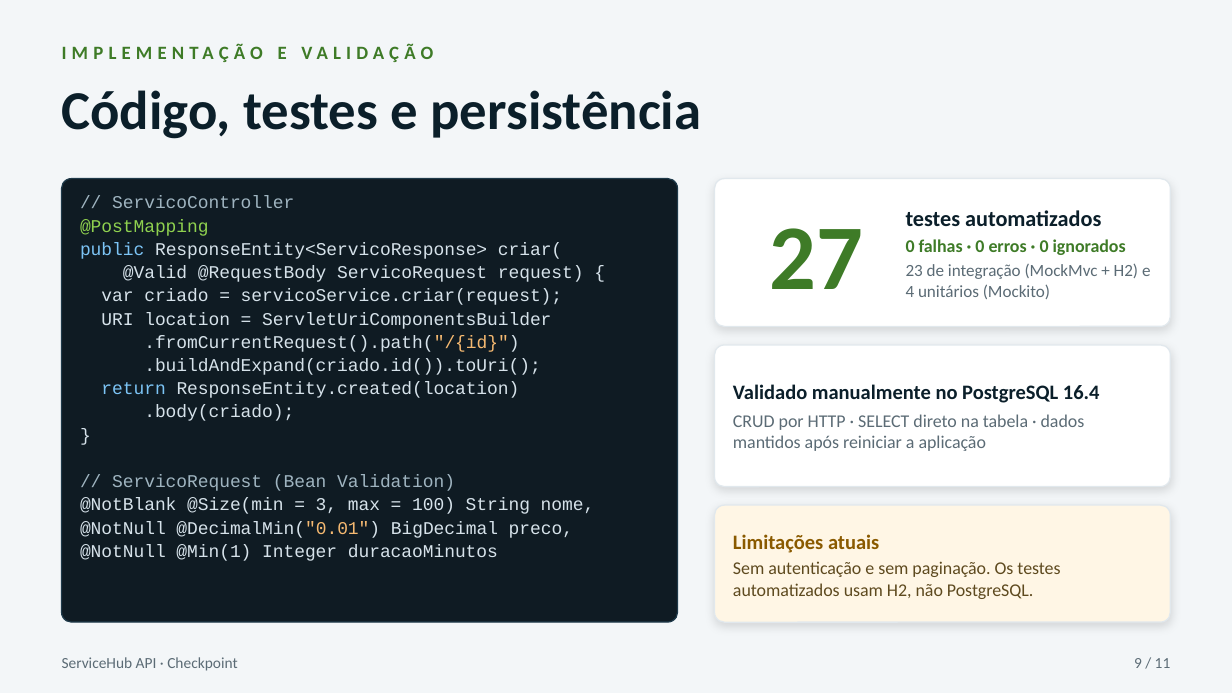
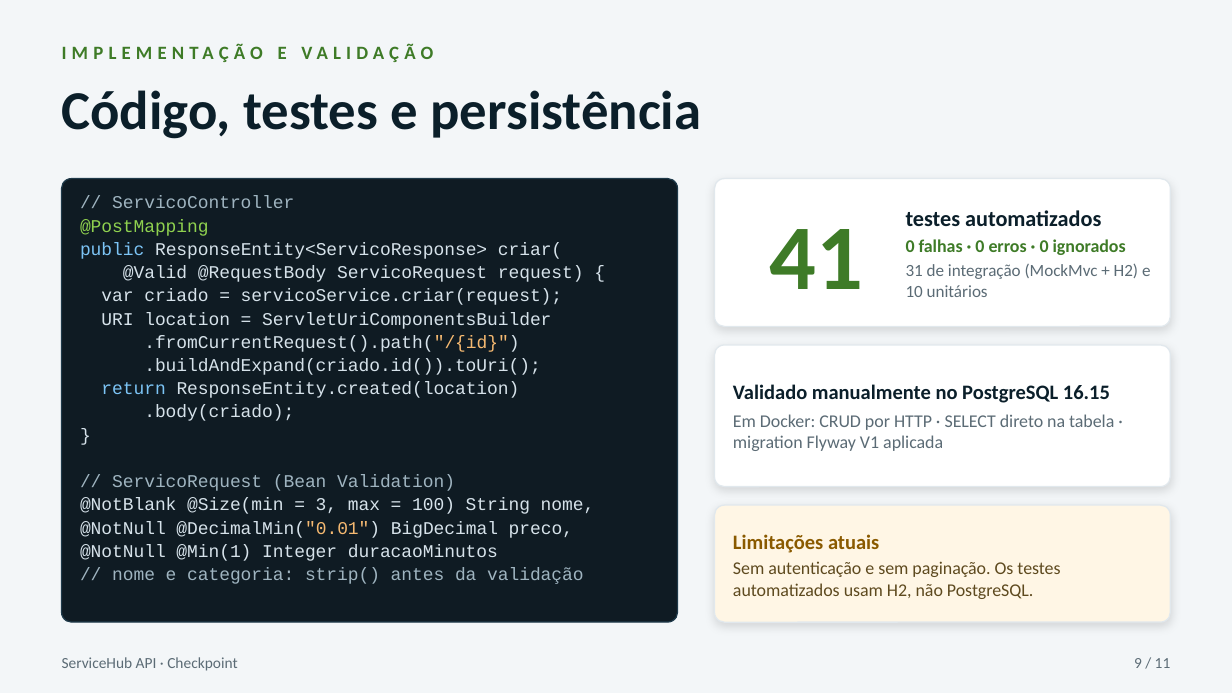
Before and after one commit to EstherCBL/ServiceHub-API, a slide deck: slide 9 of docs/ServiceHub-API-Checkpoint.pptx. Drawn at 1232x693 pixels with LibreOffice and Linux fonts; fonts in the diff are those of the drawing. Boxes give left, top, right and bottom in pixels: in the first picture for what was removed or moved away, otherwise in the second. Text is boxed around its words. In the diff, an @@ line names an element or a change of style, - is before the commit and + after.

```diff
--- a/docs/ServiceHub-API-Checkpoint.pptx
+++ b/docs/ServiceHub-API-Checkpoint.pptx
@@ text at <box>769,229,863,289</box>: text changed @@
-27
+41
@@ text at <box>906,263,1151,297</box>: text changed @@
-23 de integração (MockMvc + H2) e 4 unitários (Mockito)
+31 de integração (MockMvc + H2) e 10 unitários
@@ text at <box>733,384,1114,451</box>: text changed @@
-Validado manualmente no PostgreSQL 16.4
-CRUD por HTTP · SELECT direto na tabela · dados mantidos após reiniciar a aplicação
+Validado manualmente no PostgreSQL 16.15
+Em Docker: CRUD por HTTP · SELECT direto na tabela · migration Flyway V1 aplicada
@@ text at <box>112,568,583,584</box>: paragraph added @@
+// nome e categoria: strip() antes da validação
```
Also in this commit, not shown: 4 other slides changed, 1 other file.
